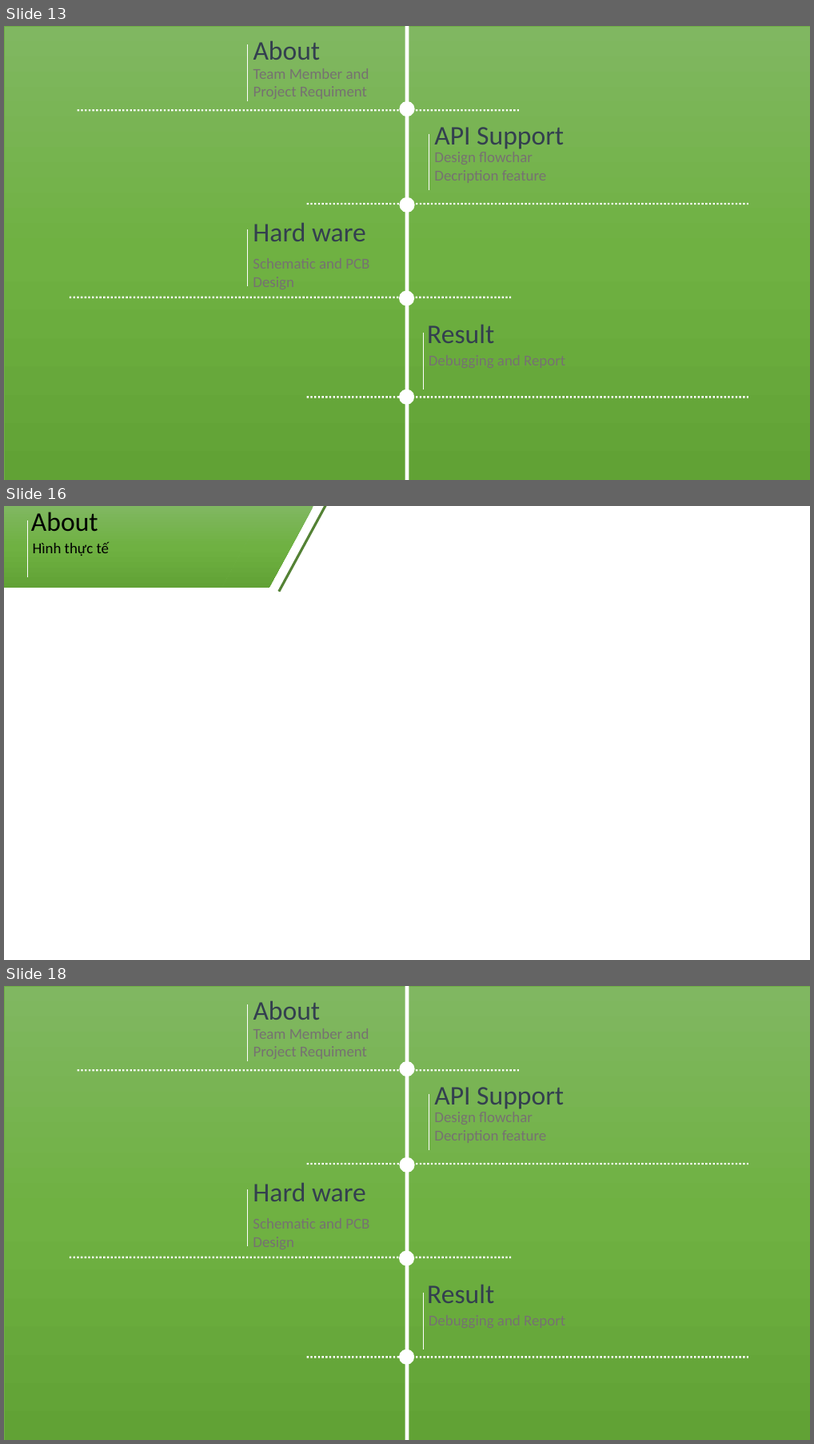
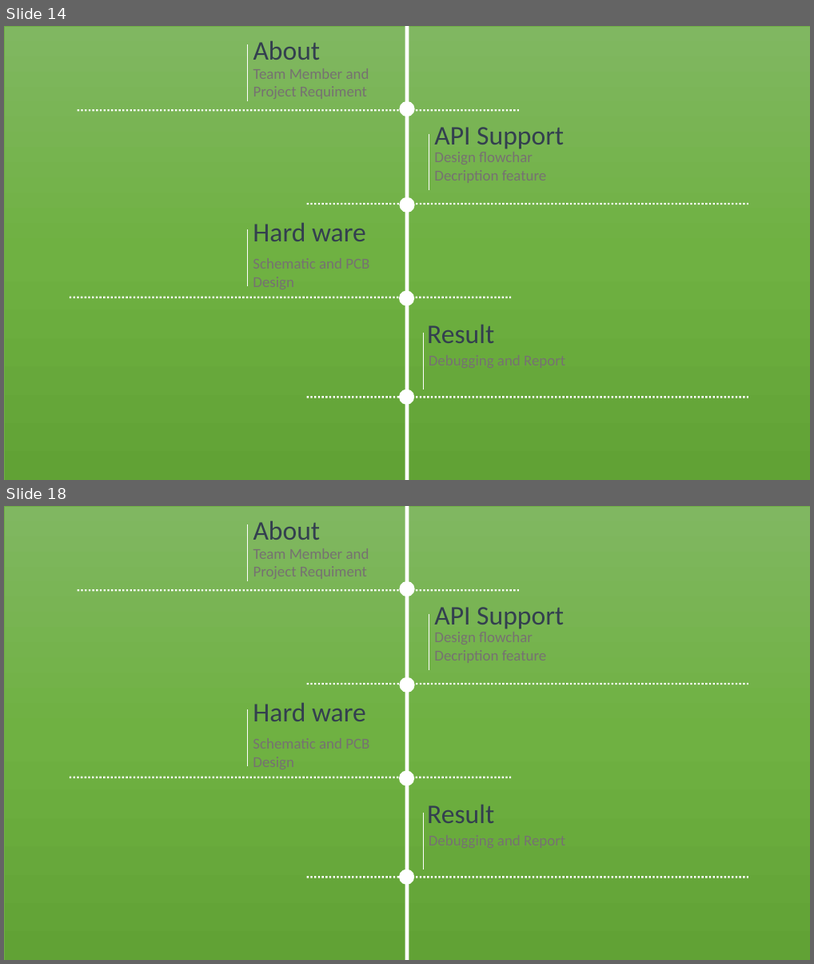
Before and after one commit to hoangphuc-fn/Finally-Assignment-AUTOSAR-, a slide deck: SPIDriver.pptx. Shown one above the other, each under a label of ours: slides 13, 16 and 18 before the commit, slides 14 and 18 after it; the slides between them are not shown. The pictures are 814x1444 and 814x964 pixels, drawn with LibreOffice and Linux fonts; fonts in the diff are those of the drawing. Boxes give left, top, right and bottom in pixels: in the first picture for what was removed or moved away, otherwise in the second. Text is boxed around its words. In the diff, an @@ line names an element or a change of style, - is before the commit and + after.

```diff
--- a/SPIDriver.pptx
+++ b/SPIDriver.pptx
@@ slide 16 removed at (x1=4, y1=506, x2=810, y2=960), background #FFFFFF @@
@@ rectangle removed at (x1=4, y1=506, x2=266, y2=588) @@
@@ line removed from (27, 520) to (27, 577) @@
@@ text removed at (x1=31, y1=512, x2=98, y2=531) @@
-About
@@ parallelogram removed at (x1=222, y1=506, x2=314, y2=588) @@
@@ line removed from (279, 592) to (326, 506) @@
@@ text removed at (x1=33, y1=542, x2=110, y2=556) @@
-Hình thực tế
@@ what was slide 13 is now slide 14 @@
```
Also in this commit, not shown: 6 slides changed, 7 slides added, 6 other slides removed.
